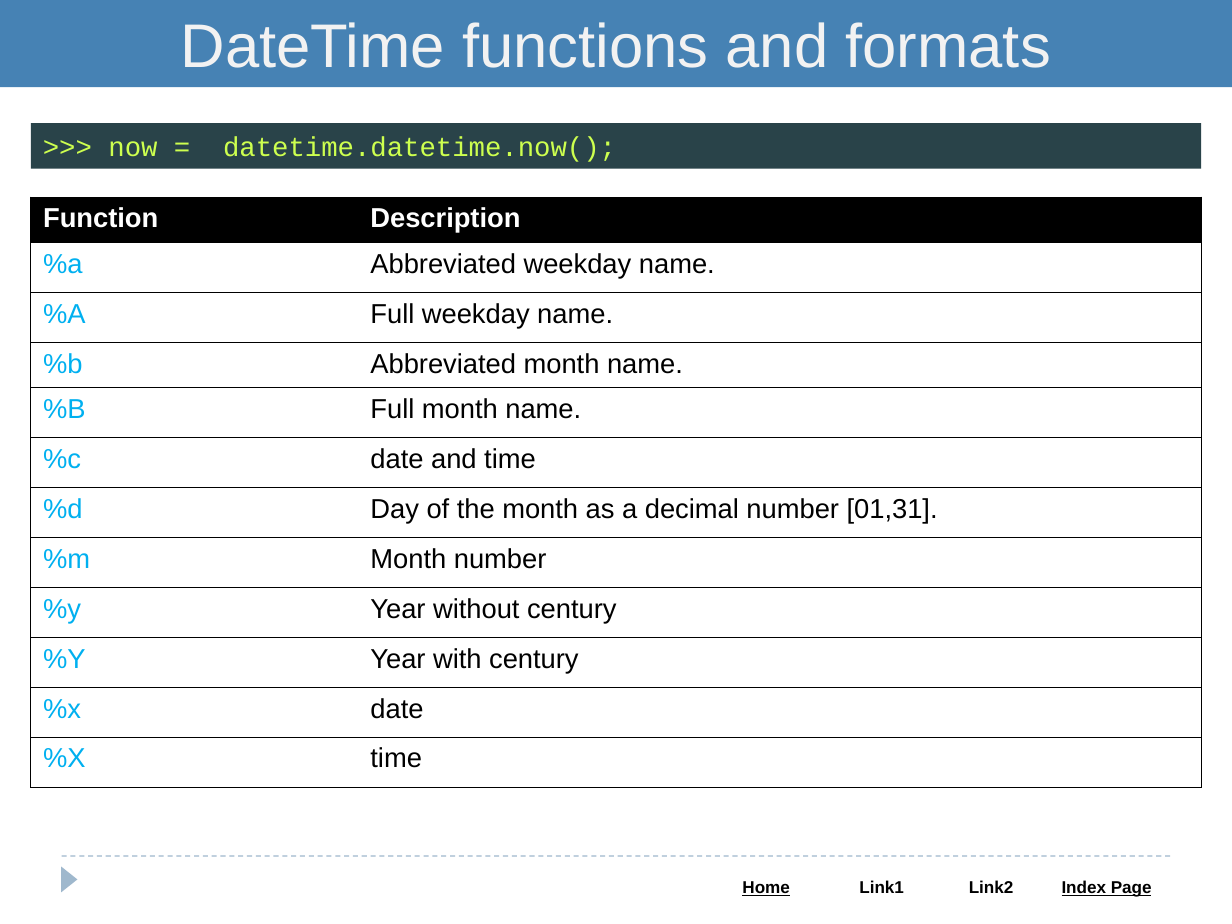
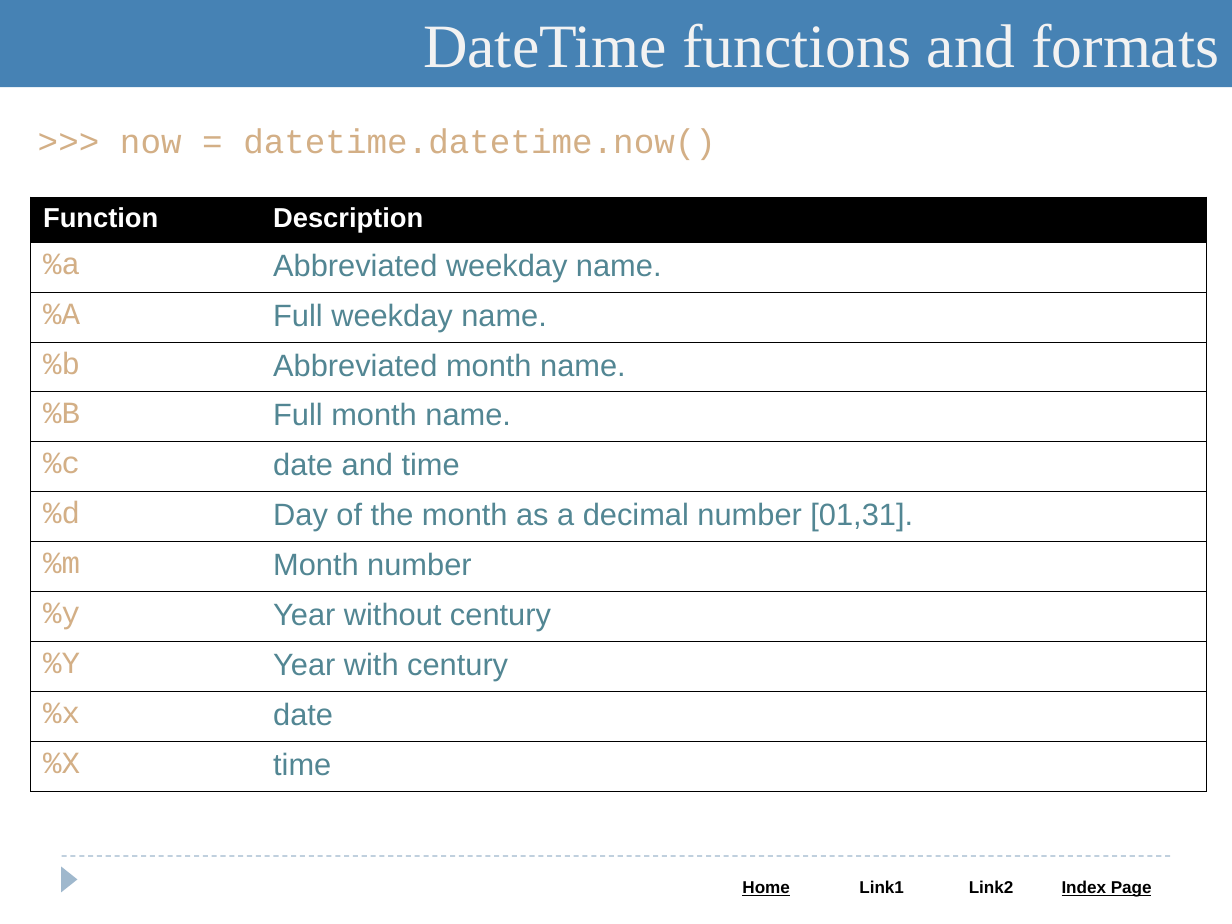
Before and after one commit to saleelgithub/PPTs, a slide deck: slide 54 of Python.pptx (slide 31 before the commit). Drawn at 1232x924 pixels with LibreOffice and Linux fonts; fonts in the diff are those of the drawing. Boxes give left, top, right and bottom in pixels: in the first picture for what was removed or moved away, otherwise in the second. Text is boxed around its words. In the diff, an @@ line names an element or a change of style, - is before the commit and + after.

```diff
--- a/Python.pptx
+++ b/Python.pptx
@@ rectangle "DateTime functions and formats" at [0, 0, 1232, 87]: font Arial to Times New Roman; alignment centre to right @@
@@ text ">>> now = datetime.datetime.now()": place and size @@
-text ">>> now = datetime.datetime.now()" at [31, 123, 1201, 169]
+text ">>> now = datetime.datetime.now()" at [120, 128, 716, 160]
@@ text ">>> now = datetime.datetime.now()" at [120, 128, 716, 160]: fill #294349 to none @@
@@ text at [120, 128, 716, 160]: text changed; size 16 to 20 pt; text colour #CDFF4F to #D3AF86 @@
->>> now = datetime.datetime.now();
+>>> now = datetime.datetime.now()
@@ table at [31, 197, 1206, 791] @@
@@ size 16 to 18 pt @@
@@ font Arial to Courier New, text colour #00B0F0 to #D3AF86 in "%a", "%A", "%b", "%B" and 7 more places @@
@@ text colour #000000 to #528693 in "Abbreviated weekday name.", "Full weekday name.", "Abbreviated month name.", "Full month name." and 7 more places @@
@@ table: place and size @@
-table at [31, 197, 1201, 787]
+table at [31, 197, 1206, 791]
```
Also in this commit, not shown: 24 other slides changed, 55 slides added, 22 slides removed.
